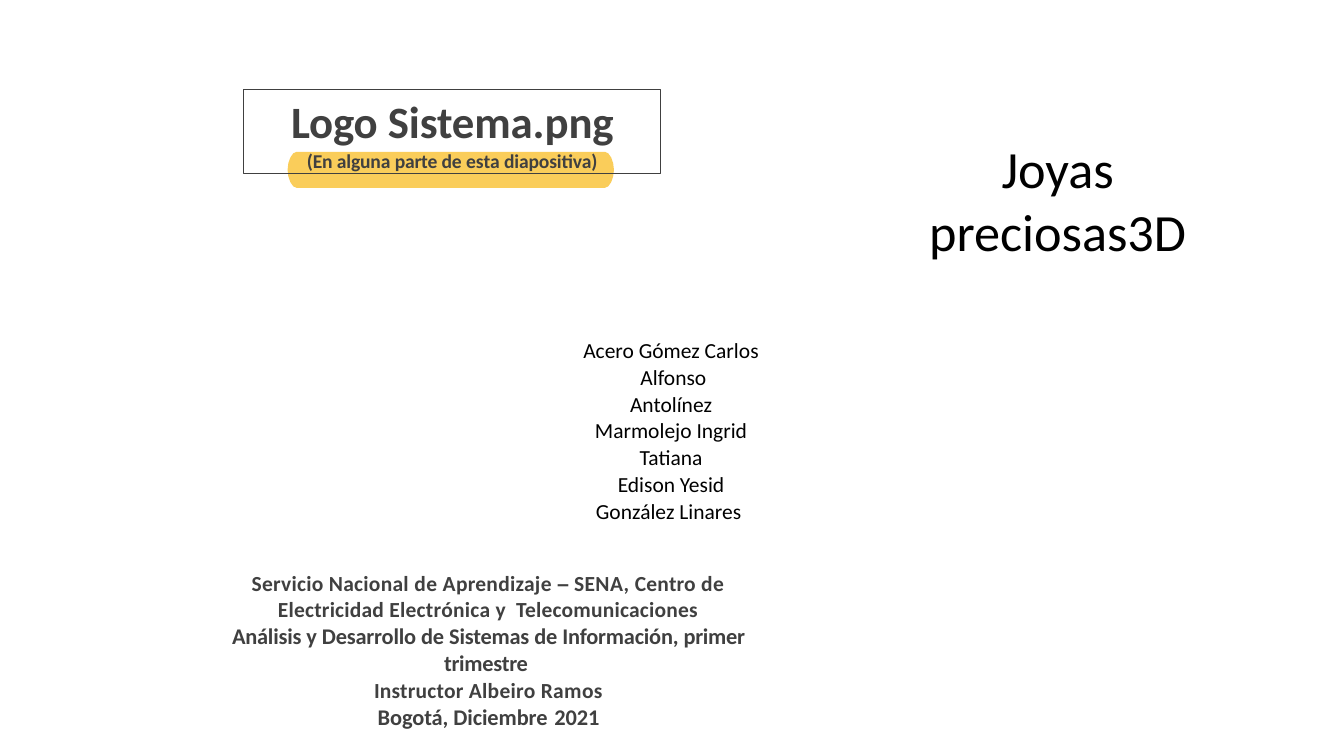
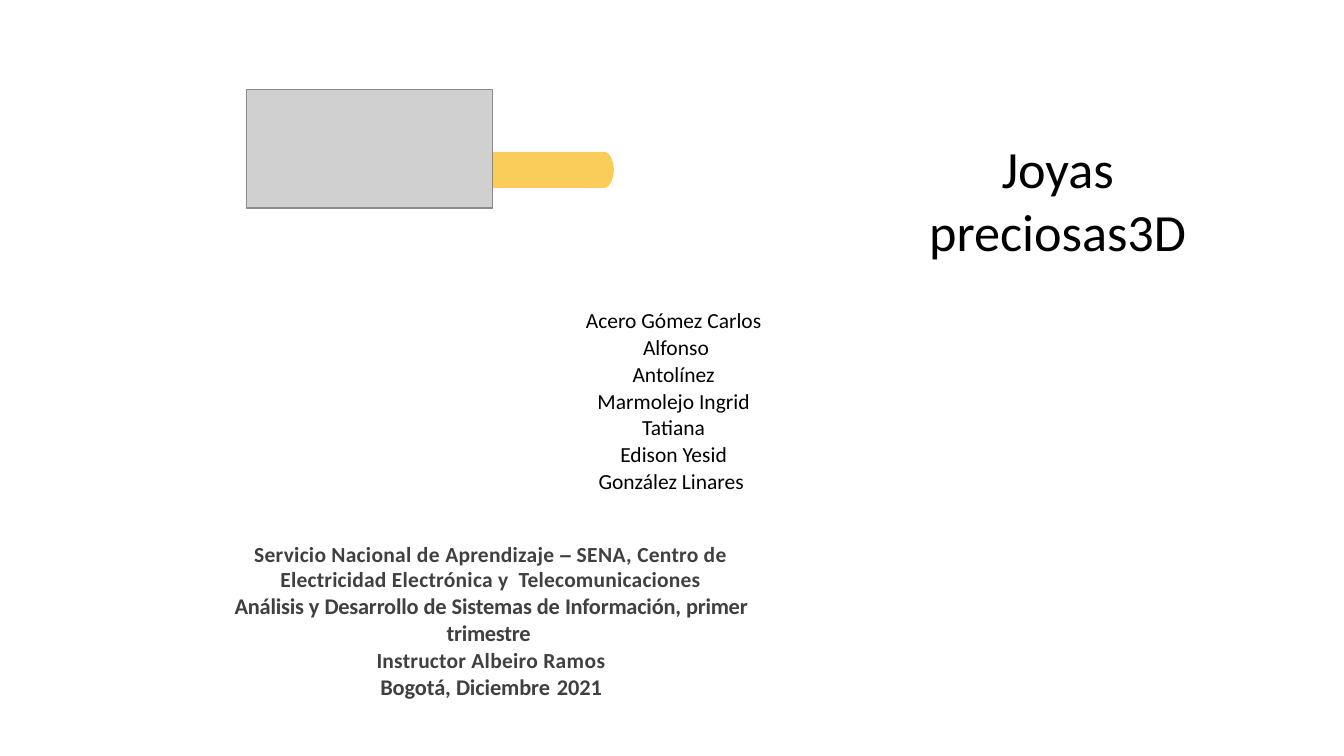
Before and after one commit to tataAntolinez/JOYASPRECIOSAS3D, a slide deck: slide 1 of app/app_documentacion/1er_trim/1_1_1_presentacion_proyecto-convertido (1).pptx. Drawn at 1344x756 pixels with LibreOffice and Linux fonts; fonts in the diff are those of the drawing; grey boxes stand for pictures; background and template pictures are left out. Boxes give left, top, right and bottom in pixels: in the first picture for what was removed or moved away, otherwise in the second. Text is boxed around its words. In the diff, an @@ line names an element or a change of style, - is before the commit and + after.

```diff
--- a/app/app_documentacion/1er_trim/1_1_1_presentacion_proyecto-convertido (1).pptx
+++ b/app/app_documentacion/1er_trim/1_1_1_presentacion_proyecto-convertido (1).pptx
@@ rectangle removed at (x1=243, y1=90, x2=660, y2=173) @@
-Logo Sistema.png
-(En alguna parte de esta diapositiva)
@@ picture added at (x1=246, y1=90, x2=492, y2=208) @@
@@ text "Acero Gómez Carlos Alfonso" moved from (x1=232, y1=343, x2=759, y2=729) to (x1=235, y1=313, x2=761, y2=699) @@
```
Also in this commit, not shown: 7 other slides changed, 9 slides added, 10 slides removed, 10 other files.
